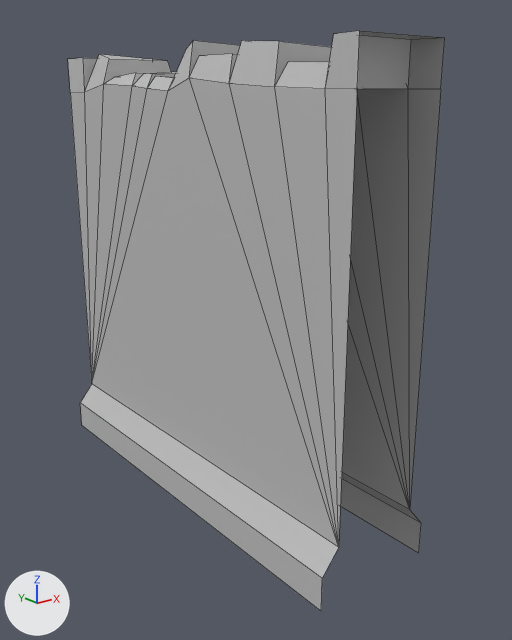
The FBX model Tutorial Graybox/Assets/Props/Large Props/Walls/Ruins_Wall_003.fbx, before and after one commit.
One viewpoint serves both versions: a 50 mm lens placed at (-4.59, -6.4, 2.0), pointed at (0.24, -0.36, -0.42). The axes (+X, +Y, +Z) are drawn at lower left. The lights are the same throughout. Mesh edges are drawn as thin lines. Where no turn or scale is listed for an object, it has been applied to the vertices.

In view in the first picture: 'Ruins_Wall_003'.
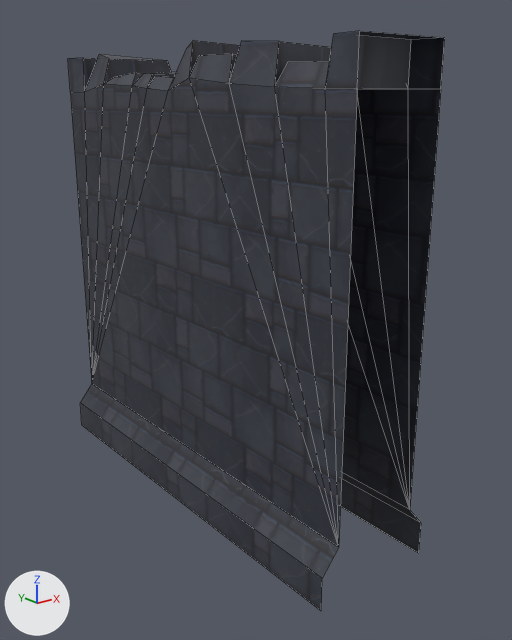
Scene script edits in JSON lines:
```json
{"op": "add", "block": "img_ruins_wall_001_ruins_dark_albedotransparency_png", "code": ["img_ruins_wall_001_ruins_dark_albedotransparency_png = load_image('Ruins_Wall_001_RUINS_DARK_AlbedoTransparency.png', '_unpacked/Ruins_Wall_001_RUINS_DARK_AlbedoTransparency.png', 2048, 2048, 'sRGB')"]}
{"op": "add", "block": "mat_ruinsdark_material", "code": ["mat_ruinsdark_material = principled_material('RuinsDark_Material')", "mat_ruinsdark_material.texture = img_ruins_wall_001_ruins_dark_albedotransparency_png"]}
{"block": "me_mesh", "where": "me_mesh.from_pydata(...)  # 74 vertices, 72 faces; spans x -0.7..0.7, y -2.5..2.5, z -2.54..2.53"}
{"op": "remove", "block": "me_mesh", "code": "me_mesh.materials.append(mat_lambert1)  # grey #bcbcbc"}
{"op": "add", "block": "me_mesh", "code": "me_mesh.materials.append(mat_ruinsdark_material)  # picture img_ruins_wall_001_ruins_dark_albedotransparency_png"}
```

Where the change shows, as pixel boxes [x1, y1, x2, y2] in the pictures (512 x 640 px):
```json
{"object": "Ruins_Wall_003", "change": "recoloured", "before": [68, 31, 445, 611], "after": [68, 31, 445, 611], "on screen": "grey to black"}
```
